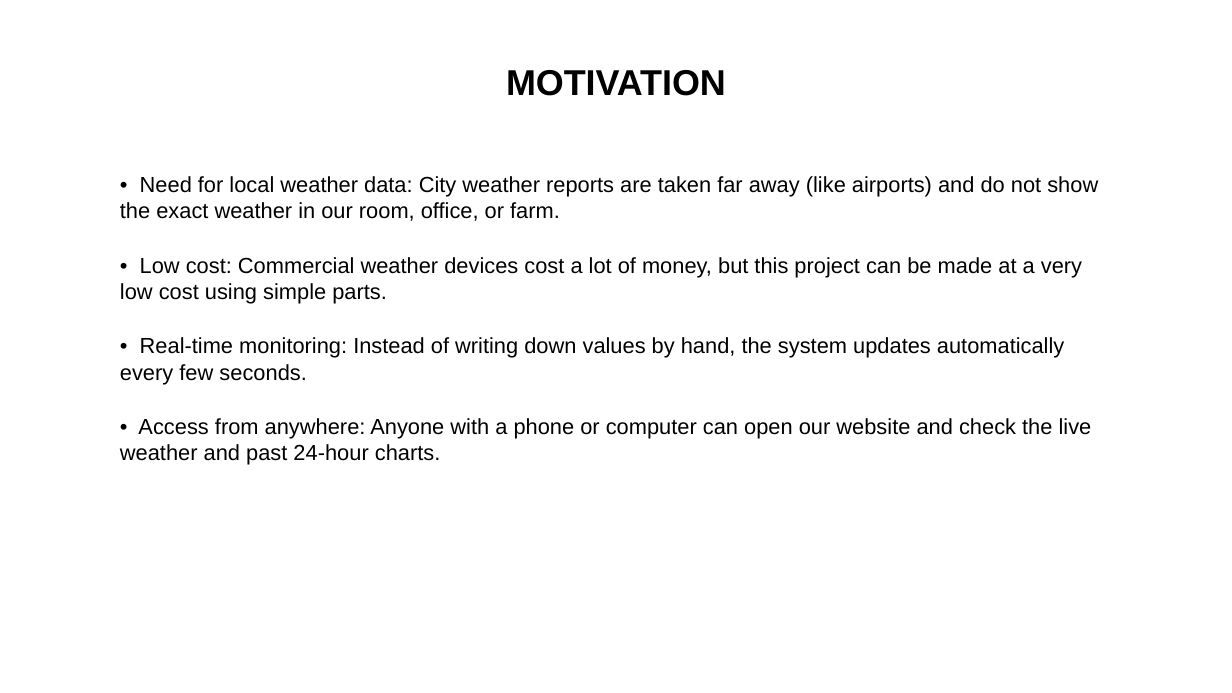
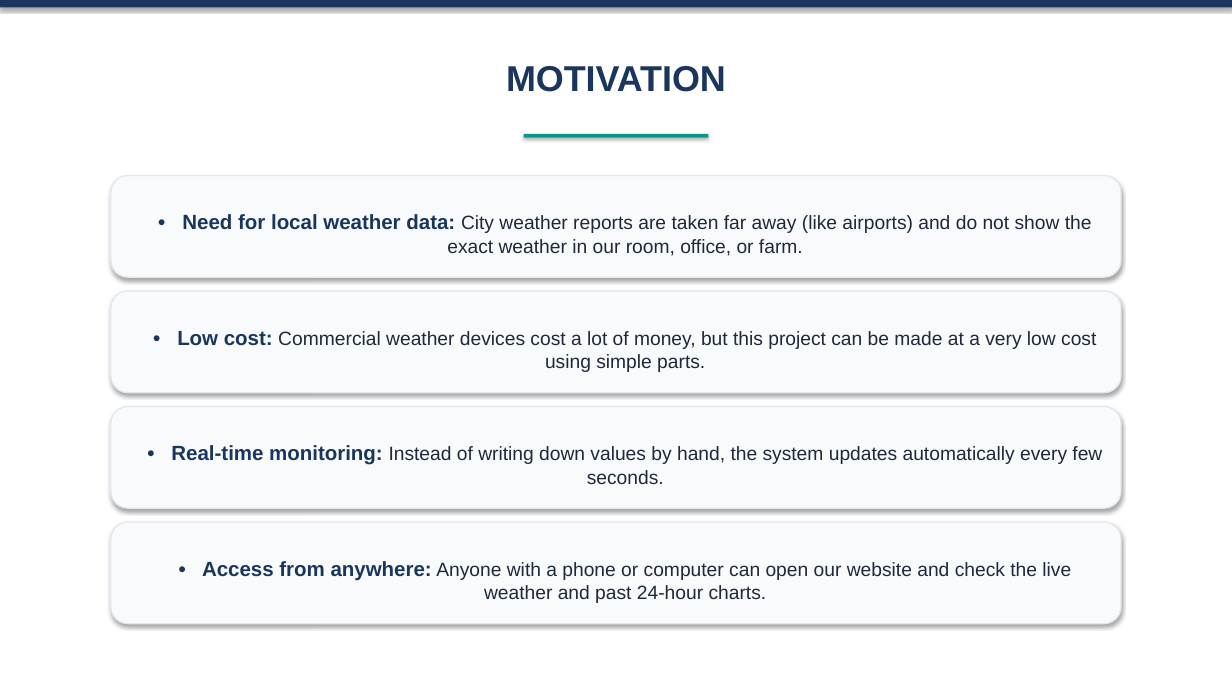
Before and after one commit to prasoon9999/smart-weather-station, a slide deck: slide 4 of Smart_Weather_Station_Presentation.pptx. Drawn at 1232x693 pixels with LibreOffice and Linux fonts; fonts in the diff are those of the drawing. Boxes give left, top, right and bottom in pixels: in the first picture for what was removed or moved away, otherwise in the second. Text is boxed around its words. In the diff, an @@ line names an element or a change of style, - is before the commit and + after.

Commit message:
docs: finalize aesthetic presentation preserving exact format and simple language

```diff
--- a/Smart_Weather_Station_Presentation.pptx
+++ b/Smart_Weather_Station_Presentation.pptx
@@ rectangle added at [0,0,1232,7], fill #1A365D @@
@@ text "MOTIVATION" at [506,66,726,92]: text colour #000000 to #1A365D @@
@@ rectangle added at [524,134,709,138], fill #0D9488 @@
@@ rounded rectangle added at [111,176,1121,277], fill #F8FAFC, outline #E2E8F0 1 pt, 15 pt, text #1E293B @@
+• Need for local weather data: City weather reports are taken far away (like airports) and do not show the exact weather in our room, office, or farm.
@@ text removed at [120,176,1098,465] @@
-• Need for local weather data: City weather reports are taken far away (like airports) and do not show the exact weather in our room, office, or farm.
-• Low cost: Commercial weather devices cost a lot of money, but this project can be made at a very low cost using simple parts.
-• Real-time monitoring: Instead of writing down values by hand, the system updates automatically every few seconds.
-• Access from anywhere: Anyone with a phone or computer can open our website and check the live weather and past 24-hour charts.
@@ rounded rectangle added at [111,291,1121,393], fill #F8FAFC, outline #E2E8F0 1 pt, 15 pt, text #1E293B @@
+• Low cost: Commercial weather devices cost a lot of money, but this project can be made at a very low cost using simple parts.
@@ rounded rectangle added at [111,407,1121,508], fill #F8FAFC, outline #E2E8F0 1 pt, 15 pt, text #1E293B @@
+• Real-time monitoring: Instead of writing down values by hand, the system updates automatically every few seconds.
@@ rounded rectangle added at [111,522,1121,624], fill #F8FAFC, outline #E2E8F0 1 pt, 15 pt, text #1E293B @@
+• Access from anywhere: Anyone with a phone or computer can open our website and check the live weather and past 24-hour charts.
```
Also in this commit, not shown: 9 other slides changed, 2 other files.
